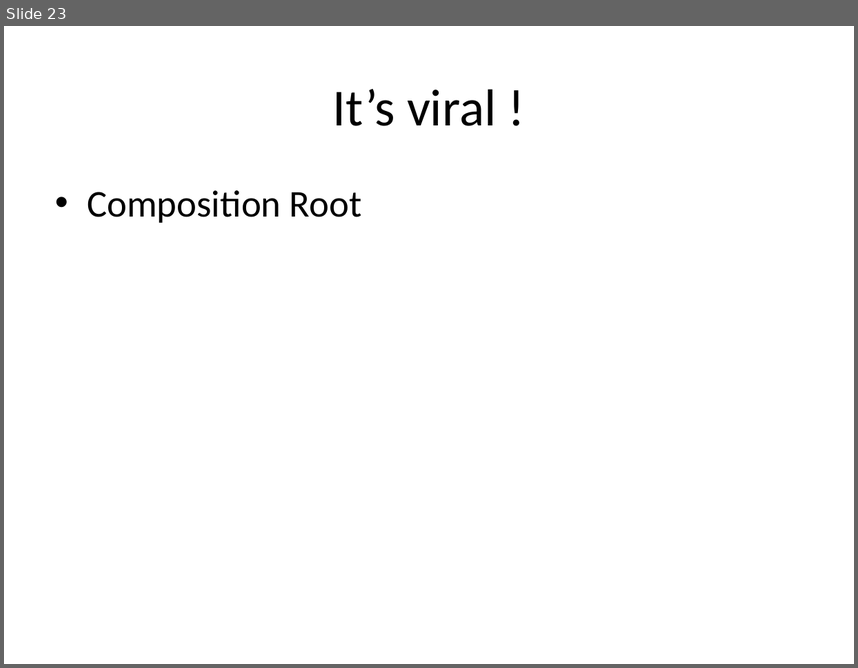
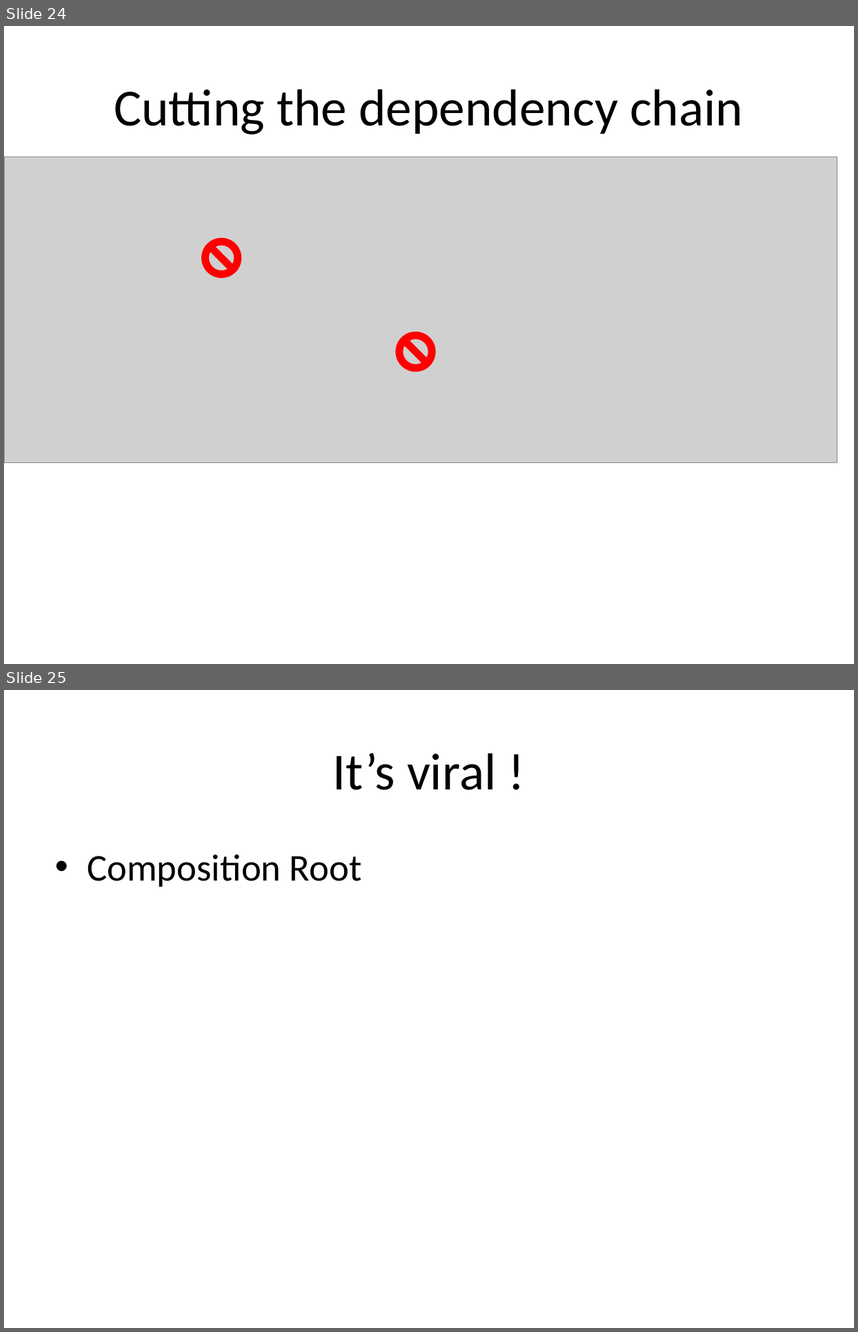
Before and after one commit to tsimbalar/DependencyInjectionTheRightWay, a slide deck: Dependency Injection - the right way.pptx. Shown one above the other, each under a label of ours: slide 23 before the commit, slides 24 and 25 after it. The pictures are 858x668 and 858x1332 pixels, drawn with LibreOffice and Linux fonts; fonts in the diff are those of the drawing; grey boxes stand for pictures. Boxes give left, top, right and bottom in pixels: in the first picture for what was removed or moved away, otherwise in the second. Text is boxed around its words. In the diff, an @@ line names an element or a change of style, - is before the commit and + after.

```diff
--- a/Dependency Injection - the right way.pptx
+++ b/Dependency Injection - the right way.pptx
@@ slide 24 added at (4, 26, 854, 664), background #FFFFFF @@
@@ title added at (114, 89, 743, 134), 44 pt, text #000000 @@
+Cutting the dependency chain
@@ picture added at (4, 157, 837, 463) @@
@@ no-entry sign added at (201, 238, 241, 278), fill #FF0000 @@
@@ no-entry sign added at (396, 331, 436, 371), fill #FF0000 @@
@@ what was slide 23 is now slide 25 @@
```
Also in this commit, not shown: 9 slides changed, 2 other slides added, 1 slide removed.
